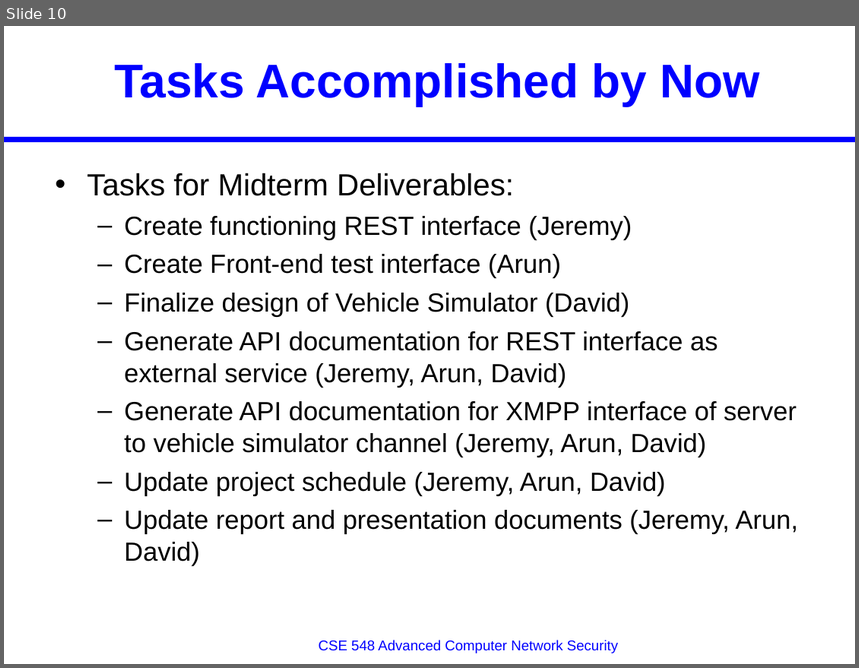
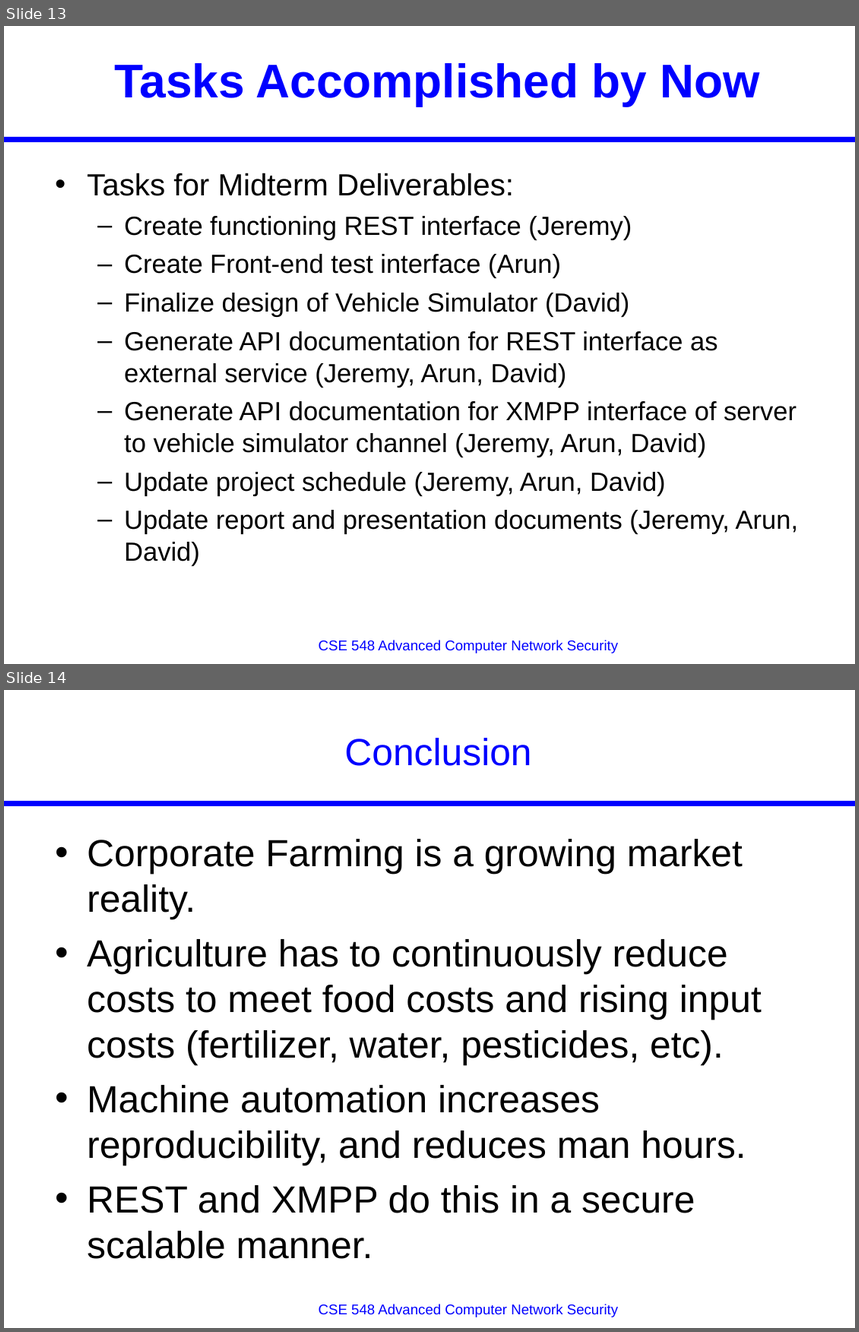
Before and after one commit to JeremyLWright/cse548, a slide deck: midterm/Presentation_Template.ppt. Shown one above the other, each under a label of ours: slide 10 before the commit, slides 13 and 14 after it. The pictures are 859x668 and 859x1332 pixels, drawn with LibreOffice and Linux fonts; fonts in the diff are those of the drawing. Boxes give left, top, right and bottom in pixels: in the first picture for what was removed or moved away, otherwise in the second. Text is boxed around its words. In the diff, an @@ line names an element or a change of style, - is before the commit and + after.

```diff
--- a/midterm/Presentation_Template.ppt
+++ b/midterm/Presentation_Template.ppt
@@ slide 14 added at [4, 690, 855, 1328], background #FFFFFF; not listed: 2 template elements that a slide beside it also shows @@
@@ title added at [344, 738, 531, 766], 32 pt, text #0000FF @@
+Conclusion
@@ text added at [87, 839, 762, 1259], 32 pt, text #000000 @@
+• Corporate Farming is a growing market reality.
+• Agriculture has to continuously reduce costs to meet food costs and rising input costs (fertilizer, water, pesticides, etc).
+• Machine automation increases reproducibility, and reduces man hours.
+• REST and XMPP do this in a secure scalable manner.
@@ what was slide 10 is now slide 13 @@
```
Also in this commit, not shown: 2 slides changed, 6 other slides added, 4 slides removed.
